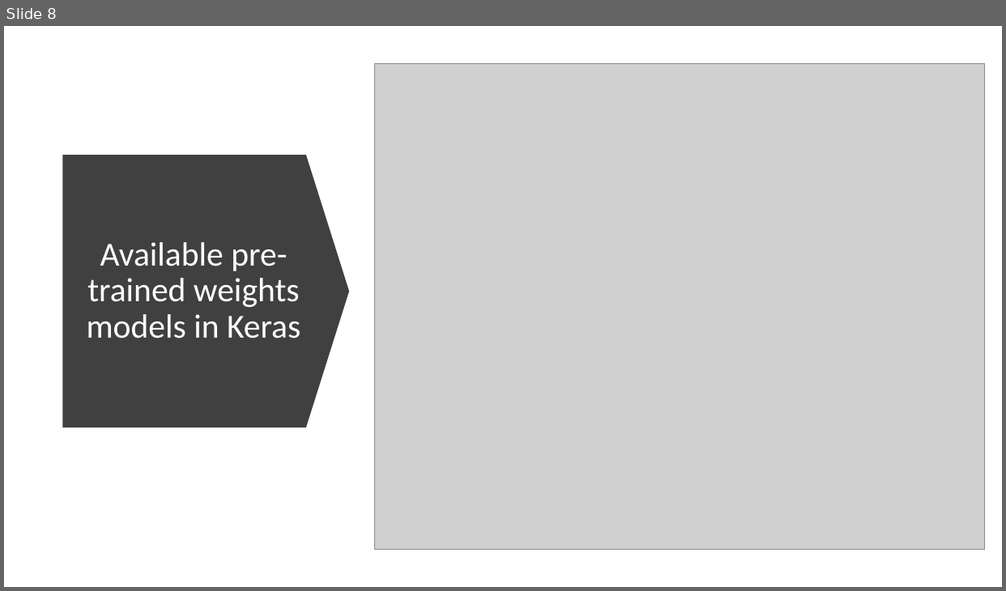
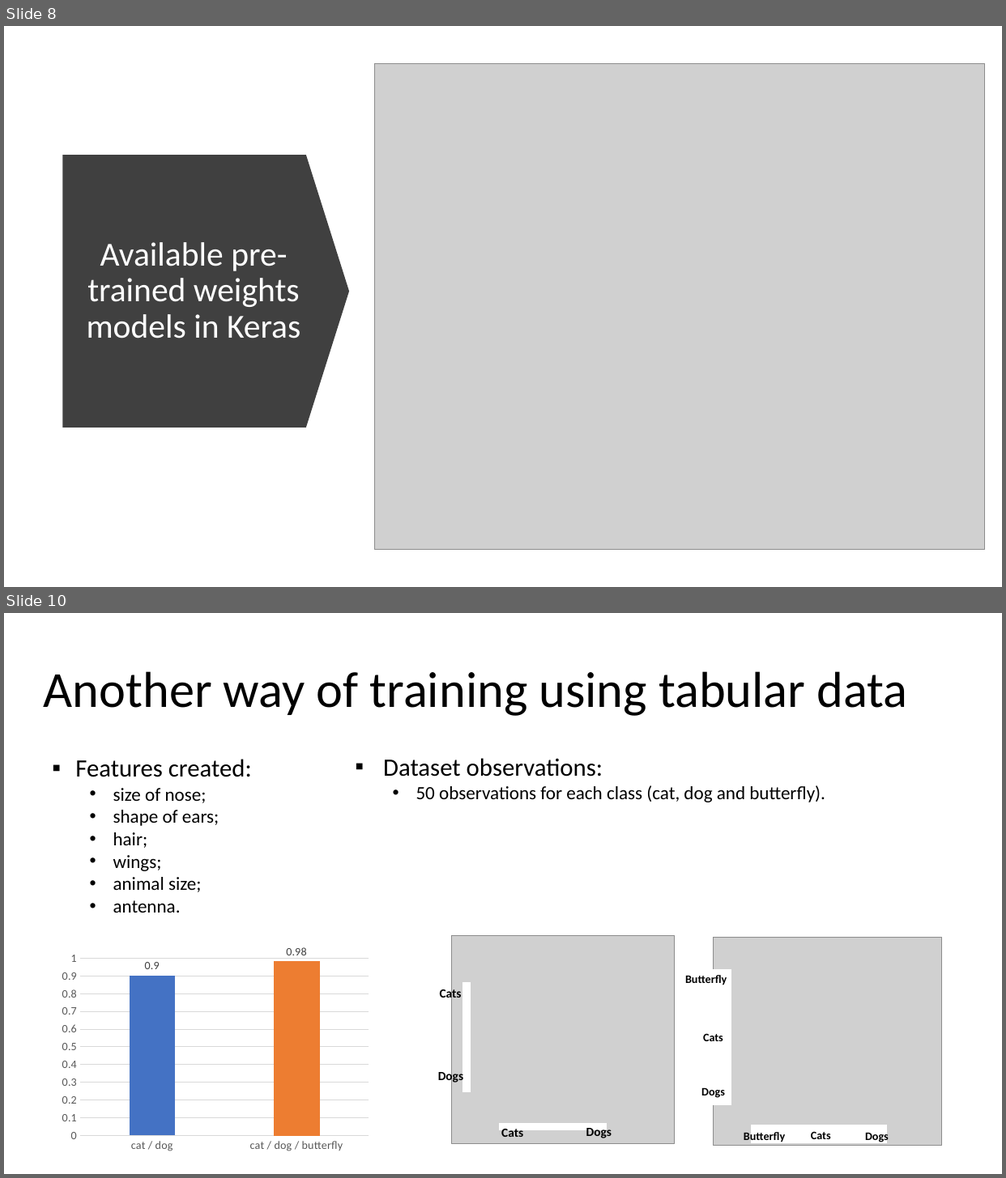
Before and after one commit to lirielly/Advanced-Topics-in-Artificial-Intelligence, a slide deck: TAIA - Image Classification.pptx. Shown one above the other, each under a label of ours: slide 8 before the commit, slides 8 and 10 after it; the slides between them are not shown. The pictures are 1006x591 and 1006x1178 pixels, drawn with LibreOffice and Linux fonts; fonts in the diff are those of the drawing; grey boxes stand for pictures. Boxes give left, top, right and bottom in pixels: in the first picture for what was removed or moved away, otherwise in the second. Text is boxed around its words. In the diff, an @@ line names an element or a change of style, - is before the commit and + after.

```diff
--- a/TAIA - Image Classification.pptx
+++ b/TAIA - Image Classification.pptx
@@ slide 10 added at bbox=[4, 613, 1002, 1174], background #FFFFFF @@
@@ title added at bbox=[44, 671, 908, 716], 48.6 pt, text #000000 @@
+Another way of training using tabular data
@@ text added at bbox=[383, 758, 825, 803], 18 pt, text #000000 @@
+▪ Dataset observations:
+  • 50 observations for each class (cat, dog and butterfly).
@@ text added at bbox=[75, 759, 252, 913], 18 pt, text #000000 @@
+▪ Features created:
+  • size of nose;
+  • shape of ears;
+  • hair;
+  • wings;
+  • animal size;
+  • antenna.
@@ column chart added at bbox=[56, 945, 375, 1157] @@
+categories: cat / dog, cat / dog / butterfly
+Series 1: 0.9, 0.98
@@ picture added at bbox=[714, 937, 941, 1145] @@
@@ text added at bbox=[685, 975, 727, 986], 11 pt, text #000000, bold @@
+Butterfly
@@ rectangle added at bbox=[714, 970, 731, 1105], fill #FFFFFF, outline #FFFFFF 1 pt @@
@@ group added at bbox=[438, 935, 675, 1144]: 4 texts, 2 rectangles, 1 picture @@
+Dogs
+Dogs
+Cats
+Cats
@@ text added at bbox=[703, 1033, 723, 1041], 11 pt, text #000000, bold @@
+Cats
@@ text added at bbox=[701, 1088, 725, 1098], 11 pt, text #000000, bold @@
+Dogs
@@ text added at bbox=[744, 1132, 785, 1143], 11 pt, text #000000, bold @@
+Butterfly
@@ rectangle added at bbox=[752, 1126, 887, 1144], fill #FFFFFF, outline #FFFFFF 1 pt @@
@@ text added at bbox=[811, 1131, 831, 1139], 11 pt, text #000000, bold @@
+Cats
@@ text added at bbox=[865, 1131, 889, 1144], 11 pt, text #000000, bold @@
+Dogs
```
Also in this commit, not shown: 3 slides changed, 2 other slides added, 1 slide removed, 3 other files.
